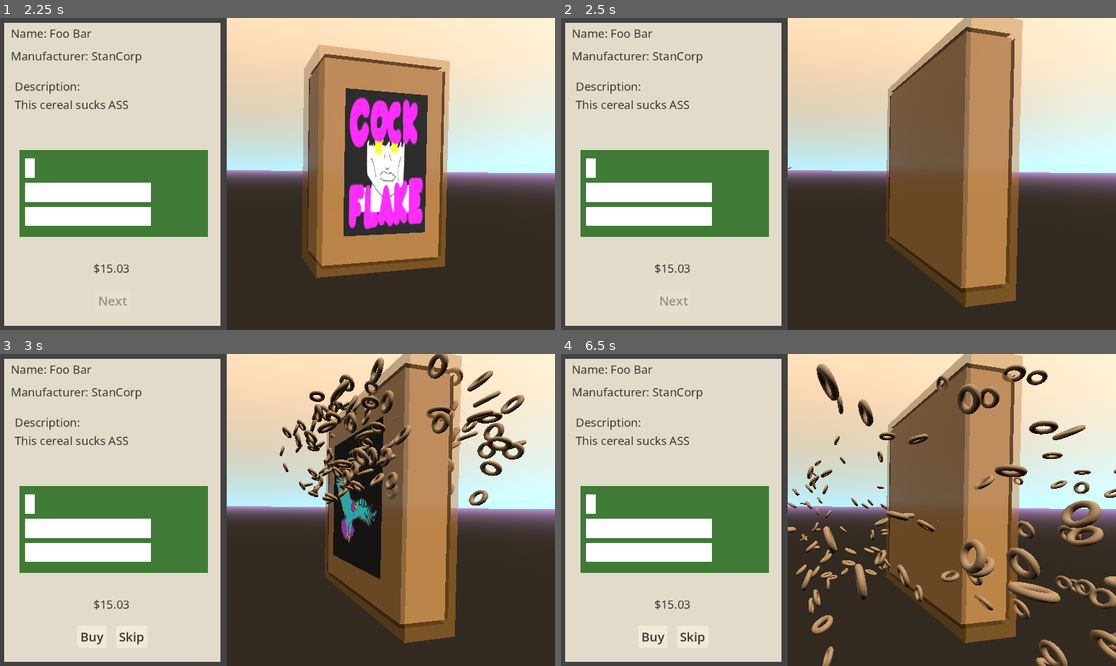
Above: before the commit, frames 1-4 (two rows, left to right).
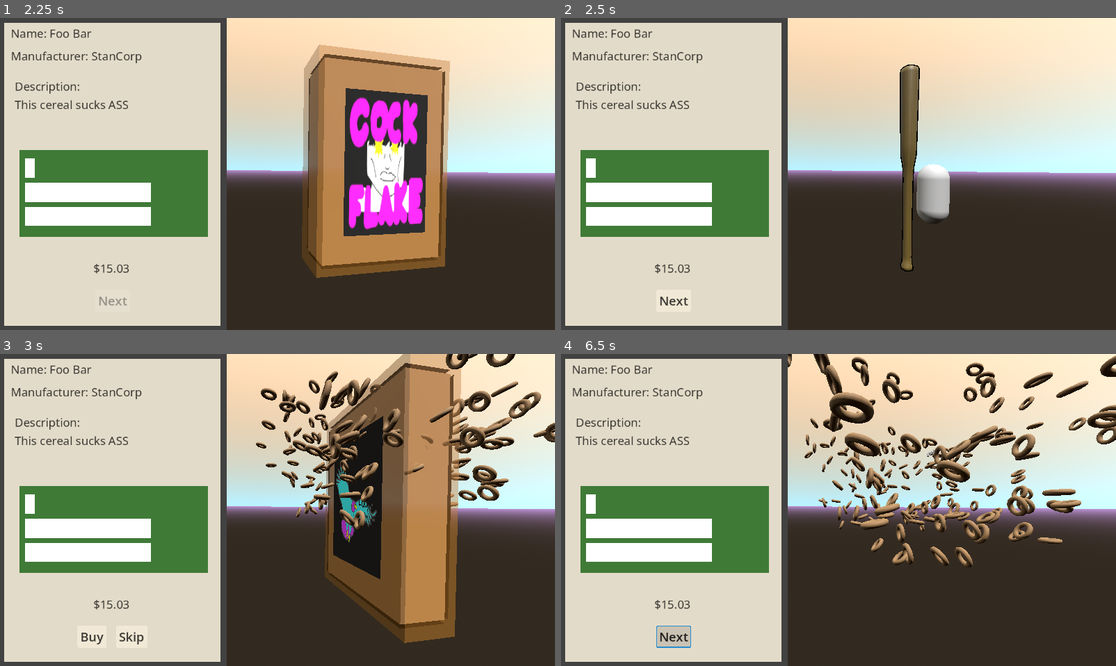
Above: after the commit, the same moments.

Repository: apet2929/NoviceJam2
Game: Godot game, scene res://game.tscn
Two runs of this game, one before a commit and one after it. Both use one fixed random seed, a clock stepped at 60 frames per second and the inputs below.
Inputs (mouse positions are in pixels of both pictures, inside the frame that each line leads up to):
- Up to frame 1 (2.25 s): click "Skip" at 0.5 s; click "Skip" at 1.25 s; click "Buy" at 2 s
- Up to frame 2 (2.5 s): no input
- Up to frame 3 (3 s): click "Next" at 2.75 s
- Up to frame 4 (6.5 s): click "Buy" at 3.5 s; click "Next" at 4.25 s; click "Buy" at 5 s; click (672, 637) at 5.75 s, where only the run before the commit has a clickable "Next"

Frame 1 is identical in both runs. In frame 2, 18% of the frame differs, in the area x 17-84%, y 0-93%; in frame 3, 8.6%; in frame 4, 27%, in the area x 14-100%, y 0-100%.

Commit message:
New Animations

Diff:
--- a/game.tscn
+++ b/game.tscn
@@ -74,7 +74,7 @@
 tracks/2/interp = 1
 tracks/2/loop_wrap = true
 tracks/2/keys = {
-"times": PackedFloat32Array(0.5),
+"times": PackedFloat32Array(0.766667),
 "transitions": PackedFloat32Array(1),
 "values": [{
 "args": [],
@@ -124,10 +124,95 @@
 "values": [Vector3(-1.2533, 0.974839, 0.697544), Vector3(-1.25315, 0.0453786, 0.698132), Vector3(-0.492183, 4.71937, 0.698132)]
 }
 
+[sub_resource type="Animation" id="Animation_lc2xo"]
+resource_name = "beatdown"
+tracks/0/type = "value"
+tracks/0/imported = false
+tracks/0/enabled = true
+tracks/0/path = NodePath(".:position")
+tracks/0/interp = 1
+tracks/0/loop_wrap = true
+tracks/0/keys = {
+"times": PackedFloat32Array(0, 0.9),
+"transitions": PackedFloat32Array(1, 1),
+"update": 0,
+"values": [Vector3(0, -1.8028, 11.0415), Vector3(0, -1.803, -10.853)]
+}
+tracks/1/type = "value"
+tracks/1/imported = false
+tracks/1/enabled = true
+tracks/1/path = NodePath(".:rotation")
+tracks/1/interp = 1
+tracks/1/loop_wrap = true
+tracks/1/keys = {
+"times": PackedFloat32Array(0),
+"transitions": PackedFloat32Array(1),
+"update": 0,
+"values": [Vector3(0, 0, 0)]
+}
+tracks/2/type = "method"
+tracks/2/imported = false
+tracks/2/enabled = true
+tracks/2/path = NodePath("..")
+tracks/2/interp = 1
+tracks/2/loop_wrap = true
+tracks/2/keys = {
+"times": PackedFloat32Array(0.4),
+"transitions": PackedFloat32Array(1),
+"values": [{
+"args": [],
+"method": &"explode"
+}]
+}
+
+[sub_resource type="Animation" id="Animation_215e1"]
+resource_name = "stutter"
+length = 3.0
+tracks/0/type = "value"
+tracks/0/imported = false
+tracks/0/enabled = true
+tracks/0/path = NodePath(".:position")
+tracks/0/interp = 1
+tracks/0/loop_wrap = true
+tracks/0/keys = {
+"times": PackedFloat32Array(0, 1.2, 2.06667, 2.5),
+"transitions": PackedFloat32Array(0.307786, 1, 0.366022, 1.03527),
+"update": 0,
+"values": [Vector3(0, -1.99, 11.11), Vector3(0, -1.99, 4.535), Vector3(0, -1.99, 4.535), Vector3(0, -1.99, 11.11)]
+}
+tracks/1/type = "value"
+tracks/1/imported = false
+tracks/1/enabled = true
+tracks/1/path = NodePath(".:rotation")
+tracks/1/interp = 1
+tracks/1/loop_wrap = true
+tracks/1/keys = {
+"times": PackedFloat32Array(0, 1.1, 1.56667, 2.03333),
+"transitions": PackedFloat32Array(1, 1, 1, 1),
+"update": 0,
+"values": [Vector3(0, 0, 0), Vector3(0, 1.5708, 0), Vector3(0, 1.5708, 4.55531), Vector3(0, 1.5708, 0)]
+}
+tracks/2/type = "method"
+tracks/2/imported = false
+tracks/2/enabled = true
+tracks/2/path = NodePath("..")
+tracks/2/interp = 1
+tracks/2/loop_wrap = true
+tracks/2/keys = {
+"times": PackedFloat32Array(1.56667),
+"transitions": PackedFloat32Array(1),
+"values": [{
+"args": [],
+"method": &"explode"
+}]
+}
+
 [sub_resource type="AnimationLibrary" id="AnimationLibrary_fc0e3"]
 _data = {
 &"RESET": SubResource("Animation_feb5d"),
+&"beatdown": SubResource("Animation_lc2xo"),
 &"smack": SubResource("Animation_iotsf"),
+&"stutter": SubResource("Animation_215e1"),
 &"swing": SubResource("Animation_e2o6t")
 }
 
@@ -151,7 +236,7 @@
 light_energy = 2.778
 
 [node name="Bat" parent="." instance=ExtResource("2_e2o6t")]
-transform = Transform3D(0.850296, 0.439144, -0.290083, 0.20053, 0.239268, 0.950021, 0.486603, -0.865969, 0.115387, 3.60052, 0, 5.75074)
+transform = Transform3D(0.850296, 0.439144, -0.290083, 0.20053, 0.239269, 0.950021, 0.486603, -0.865969, 0.115387, 3.60052, 0, 5.75074)
 
 [node name="AnimationPlayer" type="AnimationPlayer" parent="Bat"]
 libraries = {
Not shown: 1 places in game.tscn that only renumber resources
